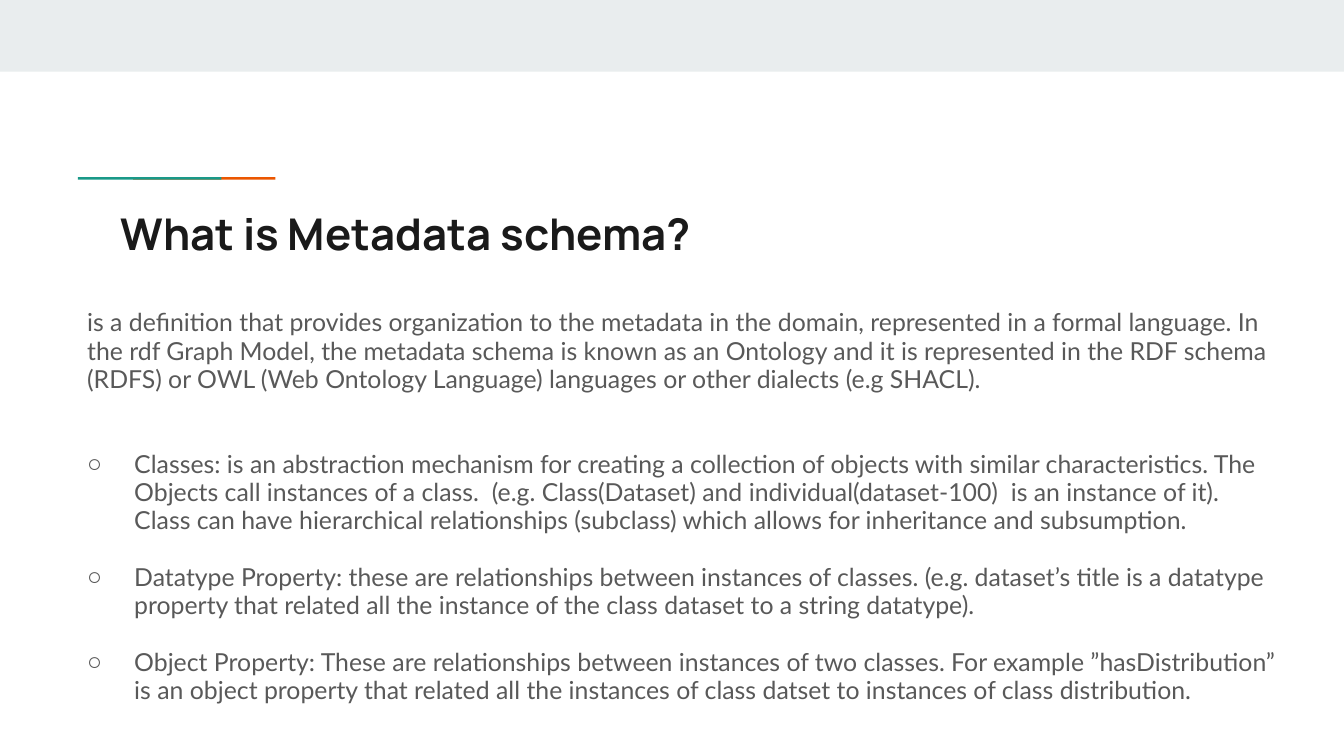
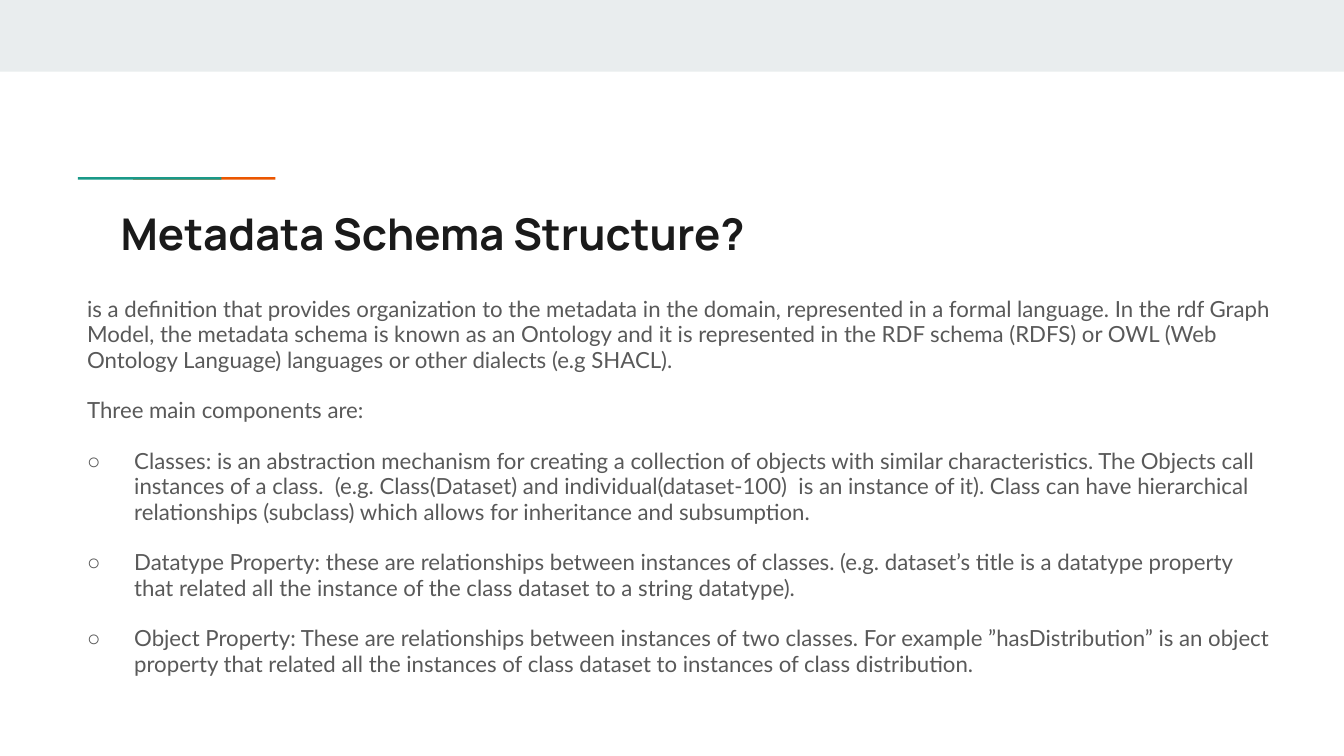
Before and after one commit to Health-RI/health-ri-metadata, a slide deck: slide 5 of Presentations/[DRAFT]HRI_Metadata_Schema_ImagingGroup_KickOff.pptx. Drawn at 1344x756 pixels with LibreOffice and Linux fonts; fonts in the diff are those of the drawing. Boxes give left, top, right and bottom in pixels: in the first picture for what was removed or moved away, otherwise in the second. Text is boxed around its words. In the diff, an @@ line names an element or a change of style, - is before the commit and + after.

Commit message:
modified

```diff
--- a/Presentations/[DRAFT]HRI_Metadata_Schema_ImagingGroup_KickOff.pptx
+++ b/Presentations/[DRAFT]HRI_Metadata_Schema_ImagingGroup_KickOff.pptx
@@ title at [121,218,744,251]: text changed @@
-What is Metadata schema?
+Metadata Schema Structure?
@@ text "is a definition that provides ...": place and size @@
-text "is a definition that provides ..." at [87,312,1275,704]
+text "is a definition that provides ..." at [87,300,1270,676]
@@ text at [87,300,1270,600]: size 13.3 to 11.9 pt in "is a definition that provides organization to ...", "Classes: is an abstraction mechanism for creating ...", "Datatype Property: these are relationships between instances ..." @@
@@ text at [87,401,364,422]: paragraph added @@
+Three main components are:
@@ text at [134,629,1269,676]: text changed; size 13.3 to 11.9 pt @@
-○ Object Property: These are relationships between instances of two classes. For example ”hasDistribution” is an object property that related all the instances of class datset to instances of class distribution.
+○ Object Property: These are relationships between instances of two classes. For example ”hasDistribution” is an object property that related all the instances of class dataset to instances of class distribution.
```
Also in this commit, not shown: 4 other slides changed.
